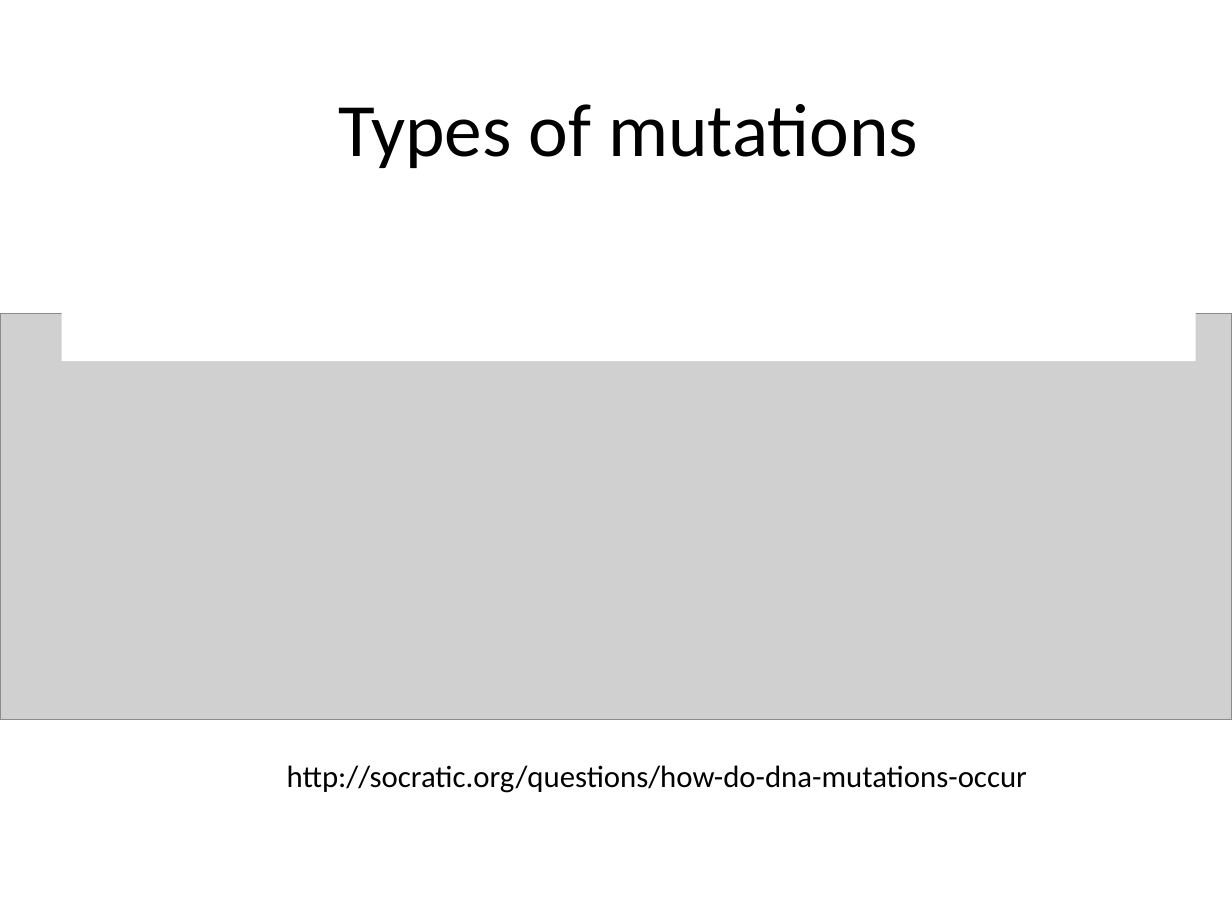
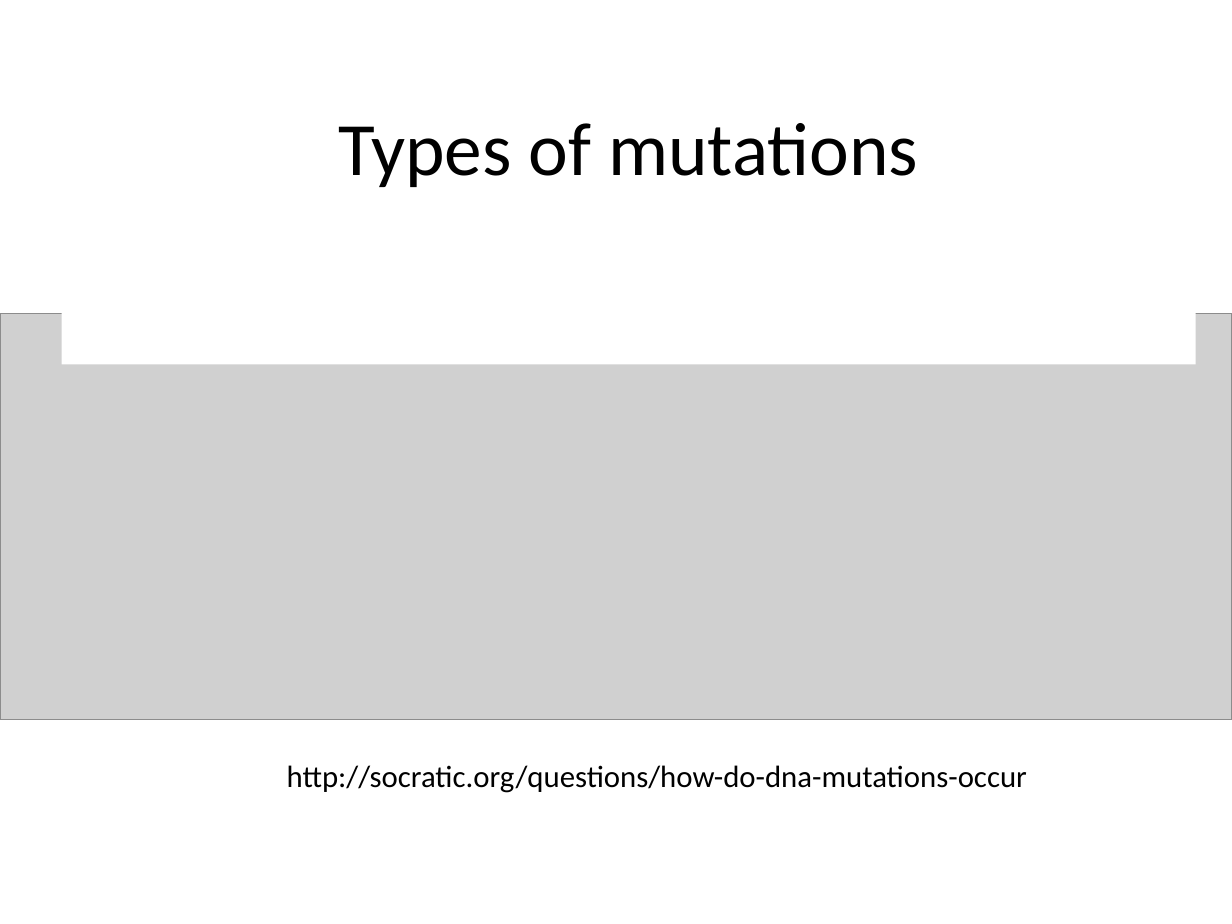
Before and after one commit to malinlarsson/courses, a slide deck: slide 9 of ngsgu/cancergenomics/1710/slides/cancer_genomics.pptx. Drawn at 1232x924 pixels with LibreOffice and Linux fonts; fonts in the diff are those of the drawing; grey boxes stand for pictures. Boxes give left, top, right and bottom in pixels: in the first picture for what was removed or moved away, otherwise in the second. Text is boxed around its words. In the diff, an @@ line names an element or a change of style, - is before the commit and + after.

```diff
--- a/ngsgu/cancergenomics/1710/slides/cancer_genomics.pptx
+++ b/ngsgu/cancergenomics/1710/slides/cancer_genomics.pptx
@@ title "Types of mutations": place and size @@
-title "Types of mutations" at <box>62,73,1195,361</box>
+title "Types of mutations" at <box>62,16,1195,363</box>
```
Also in this commit, not shown: 3 other slides changed.
